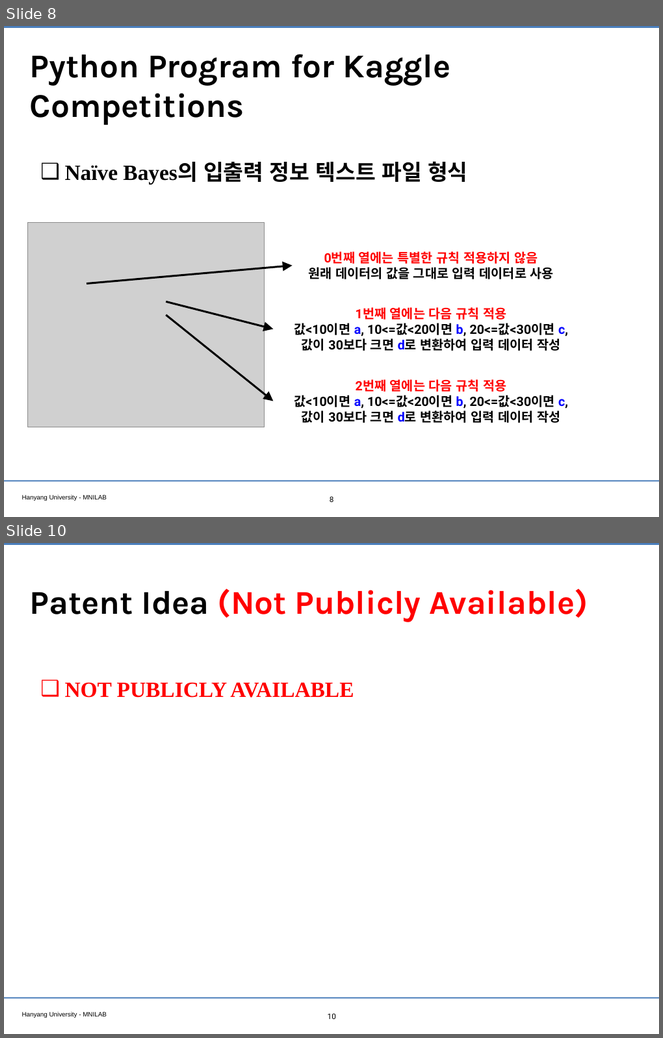
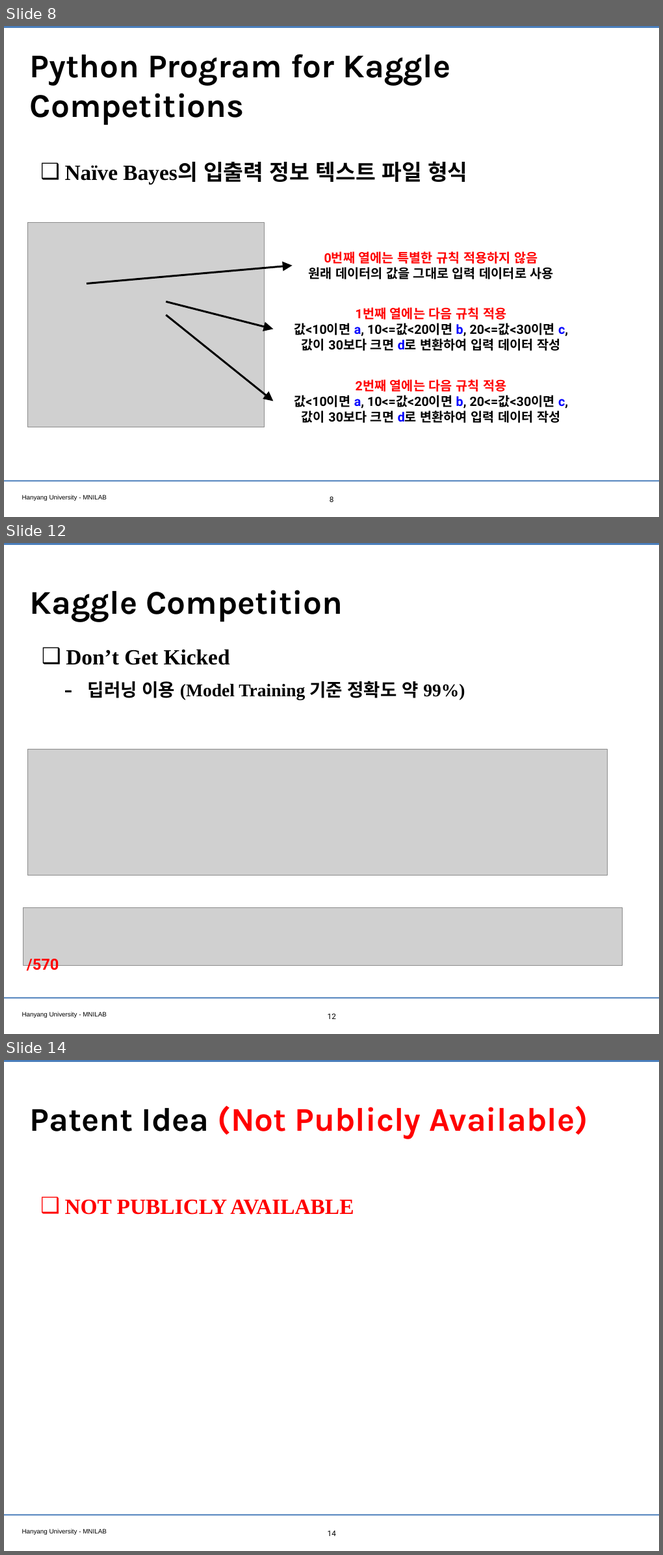
Before and after one commit to WannaBeSuperteur/2020, a slide deck: report/200626_AI.pptx. Shown one above the other, each under a label of ours: slides 8 and 10 before the commit, slides 8, 12 and 14 after it; the slides between them are not shown. The pictures are 663x1038 and 663x1555 pixels, drawn with LibreOffice and Linux fonts; fonts in the diff are those of the drawing; grey boxes stand for pictures; background and template pictures are left out. Boxes give left, top, right and bottom in pixels: in the first picture for what was removed or moved away, otherwise in the second. Text is boxed around its words. In the diff, an @@ line names an element or a change of style, - is before the commit and + after.

```diff
--- a/report/200626_AI.pptx
+++ b/report/200626_AI.pptx
@@ slide 12 added at [4, 543, 659, 1034], background #FFFFFF; not listed: 3 template elements that a slide beside it also shows @@
@@ title added at [30, 590, 343, 622], 52 pt, text #000000, bold @@
+Kaggle Competition
@@ text added at [66, 649, 465, 700], 28 pt, text #000000, bold @@
+❑ Don’t Get Kicked
+  – 딥러닝 이용 (Model Training 기준 정확도 약 99%)
@@ picture added at [28, 749, 608, 876] @@
@@ picture added at [24, 908, 622, 965] @@
@@ text added at [27, 956, 59, 974], 24 pt, text #FF0000, bold @@
+/570
@@ page number added at [328, 1014, 336, 1019], 12 pt, text #000000 @@
+12
@@ what was slide 10 is now slide 14 @@
@@ page number at [328, 1531, 336, 1536]: text changed @@
-10
+14
```
Also in this commit, not shown: 1 slide changed, 3 other slides added.
